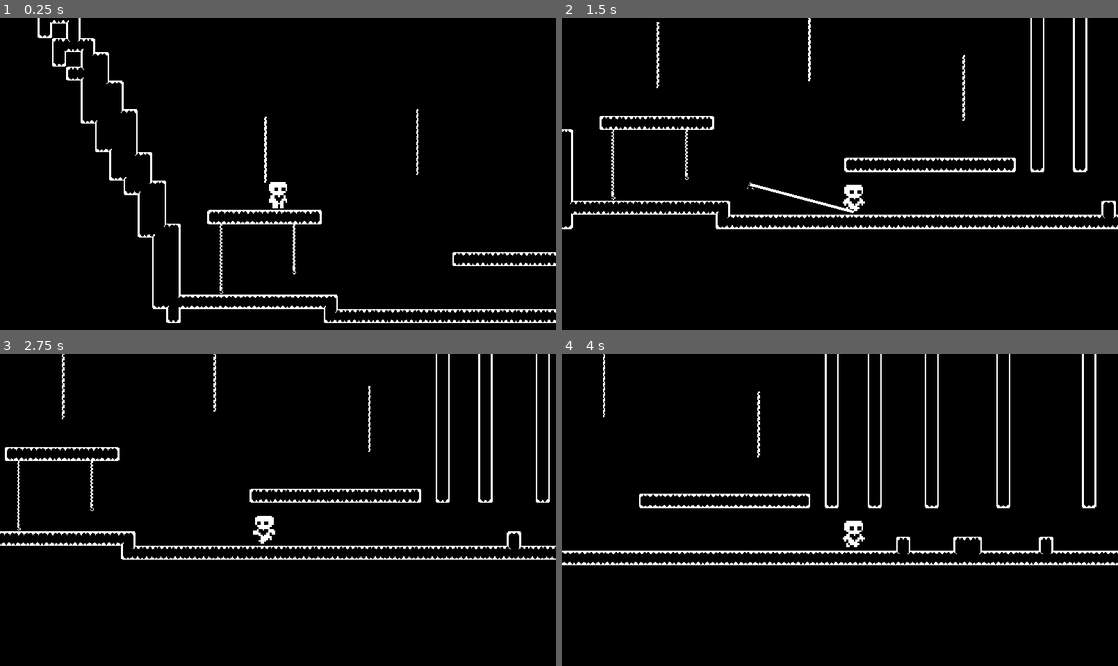
Above: before the commit, frames 1-4 (two rows, left to right).
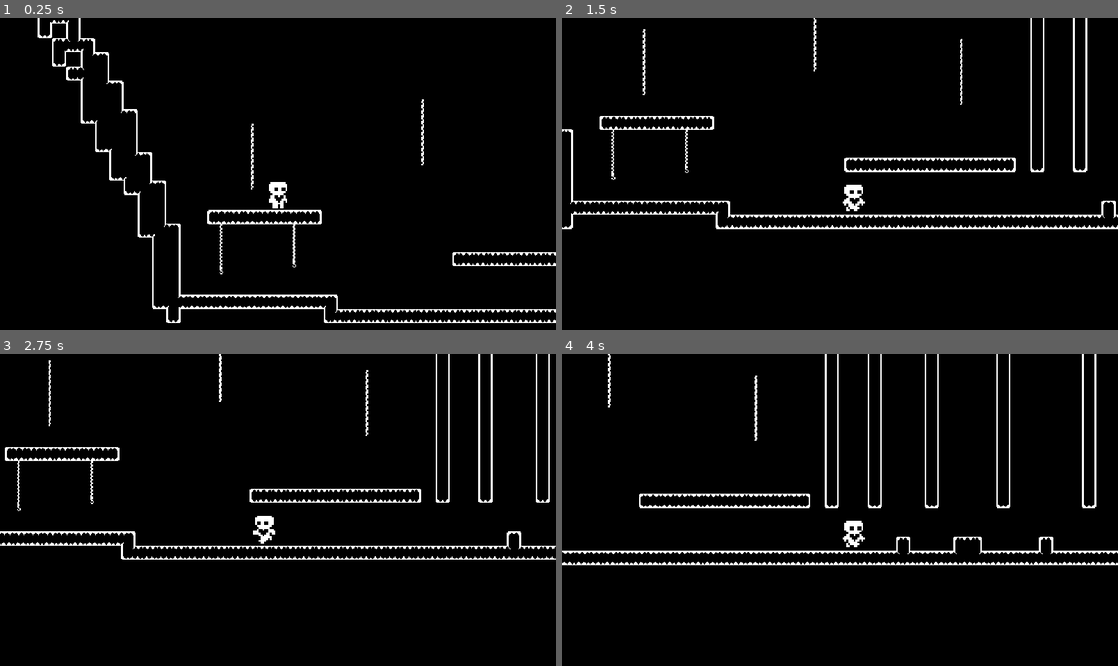
Above: after the commit, the same moments.

Repository: zemda/Trials
Game: Godot game, scene res://levels/TestMainMap.tscn
The game is run twice, just before and just after one commit, with the same random seed, the same clock (stepped at 60 frames per second) and the same inputs.
Inputs (mouse positions are in pixels of both pictures, inside the frame that each line leads up to):
- Up to frame 1 (0.25 s): no input
- Up to frame 2 (1.5 s): move the mouse to (962, 158) at 0.52 s; hold Right (move_right) from 0.53 s (still down); tap E (rope) at 0.6, 1.35 s; click (962, 158) at 0.67 s; tap W (move_up) at 0.77 s; move the mouse to (728, 189) at 1.27 s; click (728, 189) at 1.42 s
- Up to frame 3 (2.75 s): tap W (move_up) at 1.52 s; move the mouse to (333, 441) at 2.02 s; release Right (move_right) at 2.03 s; hold A (move_left) from 2.03 s (still down); tap E (rope) at 2.1 s; click (333, 441) at 2.17 s
- Up to frame 4 (4 s): move the mouse to (812, 572) at 2.77 s; release A (move_left) at 2.78 s; hold Right (move_right) from 2.78 s (still down); tap E (rope) at 2.85, 3.6 s; click (812, 572) at 2.92 s; tap W (move_up) at 3.02, 3.77 s; move the mouse to (1006, 556) at 3.52 s; click (1006, 556) at 3.67 s

The runs differ from the first frame. In frame 1, 0.4% of the frame differs, in the area x 39-77%, y 26-89%; in frame 2, 0.7%, in the area x 8-73%, y 0-63%; in frame 3, 0.5%; in frame 4, 0.3%.

Commit message:
fix max grappling distance etc.

Diff:
--- a/src/levels/TestMainMap.tscn
+++ b/src/levels/TestMainMap.tscn
@@ -31,24 +31,24 @@
 tile_map_data = PackedByteArray("AADz/wgAAQAAAAEAAADz/wcAAQAAAAEAAADz/wYAAQAAAAEAAADz/wUAAQAAAAEAAADz/wQAAQAAAAEAAADz/w …(12928 unchanged characters)…
 
 [node name="Rope" parent="." instance=ExtResource("7_q24tn")]
-position = Vector2(-1215, -392)
+position = Vector2(-1230, -384)
 segment_count = 12
 segment_scene = ExtResource("8_a411k")
 
 [node name="Rope2" parent="." instance=ExtResource("7_q24tn")]
-position = Vector2(-1045, -400)
+position = Vector2(-1039, -411)
 segment_count = 12
 segment_scene = ExtResource("8_a411k")
 
 [node name="Rope3" parent="." instance=ExtResource("7_q24tn")]
-position = Vector2(-872, -355)
+position = Vector2(-875, -373)
 segment_count = 12
 segment_scene = ExtResource("8_a411k")
 
 [node name="Chain" parent="." instance=ExtResource("7_gbrd8")]
 position = Vector2(-1265, -272)
-segment_count = 18
+segment_count = 12
 
 [node name="Chain2" parent="." instance=ExtResource("7_gbrd8")]
 position = Vector2(-1183, -272)
-segment_count = 12
+segment_count = 10
--- a/src/scenes/characters/hook/grappling_hook.gd
+++ b/src/scenes/characters/hook/grappling_hook.gd
@@ -2,8 +2,10 @@
 
 @onready var tip: CharacterBody2D = $Tip
 @onready var rope: Line2D = $Rope
+@onready var raycast: RayCast2D = $RayCast2D
 
 const SPEED = 30
+const MAX_DISTANCE = 500
 
 var direction := Vector2.ZERO
 var tip_position := Vector2.ZERO
@@ -11,17 +13,17 @@
 var flying = false
 var hooked = false
 
+
 func _ready():
 	rope.width = 3
 	rope.default_color = Color(1, 1, 1)
 	rope.visible = false
 	tip.visible = false
 
+
 func _process(delta: float) -> void:
 	if not flying and not hooked:
-		rope.visible = false
-		tip.visible = false
-		rope.points = []
+		release()
 		return
 
 	rope.visible = true
@@ -31,24 +33,26 @@
 	var tip_pos = tip.global_position - global_position
 	rope.points = [player_pos, tip_pos]
 
+
 func _physics_process(delta: float) -> void:
 	if flying:
-		var collision = tip.move_and_collide(direction * SPEED)
-		if collision:
-			var collider = collision.get_collider()
-			if collider and collider.is_in_group("Hookable"):
-				hooked = true
-				flying = false
-				tip_position = collision.get_position()
-				tip.global_position = tip_position
-			else:
-				flying = false
+		handle_flying()
 	if hooked:
 		tip.global_position = tip_position
 
+
 func shoot(target_position: Vector2) -> void:
-	global_position = get_parent().global_position
+	var player_pos = get_parent().global_position
+	var distance = player_pos.distance_to(target_position)
+
+	if distance > MAX_DISTANCE:
+		return
+
 	direction = (target_position - global_position).normalized()
+	raycast.target_position = direction * MAX_DISTANCE
+	raycast.force_raycast_update()
+	if not raycast.is_colliding() or not raycast.get_collider().is_in_group("Hookable"):
+		return
 
 	if direction.angle() > deg_to_rad(45) and direction.angle() < deg_to_rad(135):
 		return
@@ -61,9 +65,30 @@
 	rope.visible = true
 	rope.points = []
 
+
+func handle_flying():
+	var collision = tip.move_and_collide(direction * SPEED)
+	if collision:
+		var collider = collision.get_collider()
+		if collider and collider.is_in_group("Hookable"):
+			hooked = true
+			flying = false
+			tip_position = collision.get_position()
+			tip.global_position = tip_position
+		else:
+			flying = false
+			release()
+	else:
+		raycast.target_position = direction * MAX_DISTANCE
+		raycast.force_raycast_update()
+		if not raycast.is_colliding() or not raycast.get_collider().is_in_group("Hookable"):
+			release()
+
+
 func release() -> void:
 	flying = false
 	hooked = false
+	tip_position = Vector2.ZERO
 	tip.visible = false
 	rope.visible = false
 	rope.points = []
--- a/src/scenes/characters/hook/grappling_hook.tscn
+++ b/src/scenes/characters/hook/grappling_hook.tscn
@@ -26,3 +26,5 @@
 [node name="Rope" type="Line2D" parent="."]
 points = PackedVector2Array(0, 4)
 width = 20.0
+
+[node name="RayCast2D" type="RayCast2D" parent="."]
--- a/src/scenes/characters/player.tscn
+++ b/src/scenes/characters/player.tscn
@@ -98,6 +98,7 @@
 movement_data = ExtResource("2_ssmf6")
 
 [node name="AnimatedSprite2D" type="AnimatedSprite2D" parent="."]
+z_index = 1
 position = Vector2(1.90735e-06, -18)
 scale = Vector2(2.1, 2.1)
 sprite_frames = SubResource("SpriteFrames_gl4yw")
@@ -128,7 +129,6 @@
 one_shot = true
 
 [node name="GrapplingHook" parent="." instance=ExtResource("4_bbe10")]
-position = Vector2(0, -37)
 
 [node name="Marker2D" type="Marker2D" parent="."]
 position = Vector2(0, -13)
--- a/src/states/state_grappling.gd
+++ b/src/states/state_grappling.gd
@@ -10,6 +10,7 @@
 	host.handle_jump()
 	host.move_and_slide()
 	host.update_wall_state()
+
 
 func handle_grappling_hook(delta):
 	var input_axis = Input.get_axis("move_left", "move_right")
@@ -26,6 +27,7 @@
 		host.hook_rope_velocity = Vector2.ZERO
 	host.velocity += host.hook_rope_velocity
 
+
 func _transition():
 	if not host.get_node("GrapplingHook").hooked:
 		if host.is_on_floor_override():
